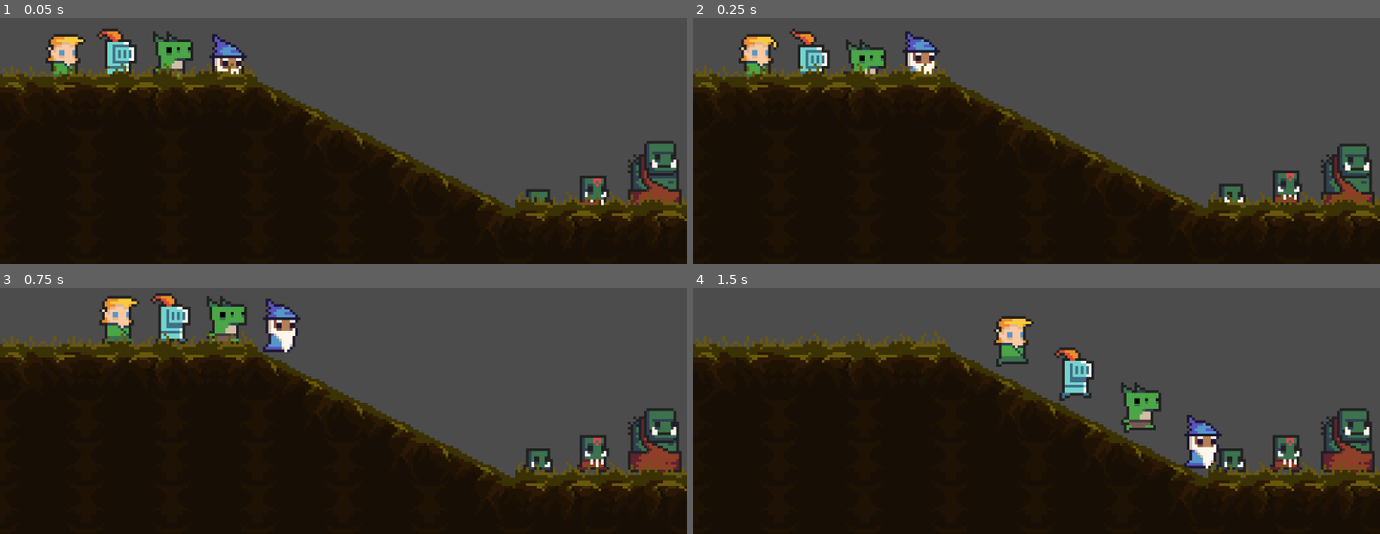
Above: before the commit, frames 1-4 (two rows, left to right).
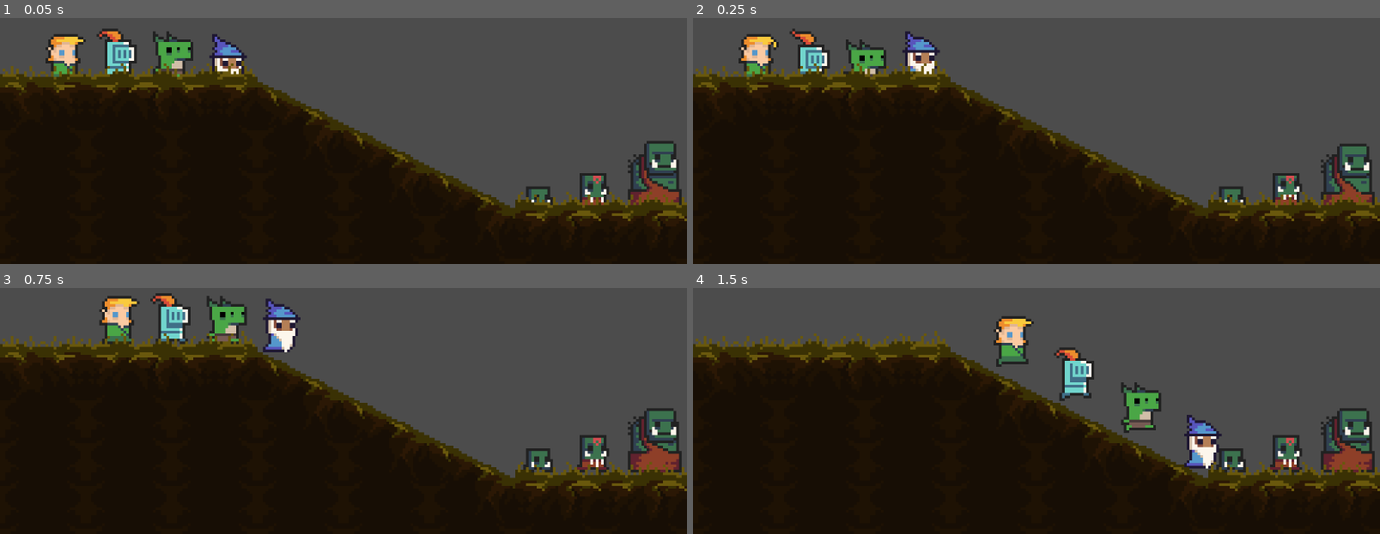
Above: after the commit, the same moments.

Repository: giordanorn/tfgoe
Game: Godot game, scene res://Levels/Test.tscn
Same seed, same stepped clock (60 frames per second), same inputs: the game is played once before the commit and once after it.
Inputs:
- Up to frame 1 (0.05 s): no input
- Up to frame 2 (0.25 s): no input
- Up to frame 3 (0.75 s): tap Enter (ui_accept) at 0.5 s; hold Right (ui_right) from 0.53 s (still down)
- Up to frame 4 (1.5 s): keep holding Right (ui_right); tap Enter (ui_accept) at 0.77 s

The runs differ from the first frame. In frame 1, 0.3% of the frame differs, in the area x 76-89%, y 63-77%; in frame 2, 0.3%; in frame 3, nothing differs; in frame 4, nothing differs.

Commit message:
Script de HP adicionado a todos os personagens

Diff:
--- a/Objects/Foes/Demons/DemonBatedor.tscn
+++ b/Objects/Foes/Demons/DemonBatedor.tscn
@@ -9,6 +9,7 @@
 [ext_resource path="res://Sprites/Characters/Bodies/chort_run_anim_f1.png" type="Texture" id=7]
 [ext_resource path="res://Sprites/Characters/Bodies/chort_run_anim_f2.png" type="Texture" id=8]
 [ext_resource path="res://Sprites/Characters/Bodies/chort_run_anim_f3.png" type="Texture" id=9]
+[ext_resource path="res://Utils/Health.tscn" type="PackedScene" id=10]
 
 [sub_resource type="RectangleShape2D" id=1]
 extents = Vector2( 6, 10 )
@@ -41,6 +42,8 @@
 [node name="AnimatedSprite" type="AnimatedSprite" parent="."]
 frames = SubResource( 2 )
 animation = "idle"
-frame = 2
+frame = 3
 playing = true
 offset = Vector2( 0, -4 )
+
+[node name="Health" parent="." instance=ExtResource( 10 )]
--- a/Objects/Foes/Demons/DemonBoss.tscn
+++ b/Objects/Foes/Demons/DemonBoss.tscn
@@ -9,6 +9,7 @@
 [ext_resource path="res://Sprites/Characters/Bodies/big_demon_run_anim_f1.png" type="Texture" id=7]
 [ext_resource path="res://Sprites/Characters/Bodies/big_demon_run_anim_f2.png" type="Texture" id=8]
 [ext_resource path="res://Sprites/Characters/Bodies/big_demon_run_anim_f3.png" type="Texture" id=9]
+[ext_resource path="res://Utils/Health.tscn" type="PackedScene" id=10]
 
 [sub_resource type="RectangleShape2D" id=1]
 extents = Vector2( 11, 16 )
@@ -41,6 +42,8 @@
 [node name="AnimatedSprite" type="AnimatedSprite" parent="."]
 frames = SubResource( 2 )
 animation = "idle"
-frame = 3
+frame = 1
 playing = true
 offset = Vector2( 0, -10 )
+
+[node name="Health" parent="." instance=ExtResource( 10 )]
--- a/Objects/Foes/Demons/DemonPerseguidor.tscn
+++ b/Objects/Foes/Demons/DemonPerseguidor.tscn
@@ -9,6 +9,7 @@
 [ext_resource path="res://Sprites/Characters/Bodies/imp_run_anim_f1.png" type="Texture" id=7]
 [ext_resource path="res://Sprites/Characters/Bodies/imp_run_anim_f2.png" type="Texture" id=8]
 [ext_resource path="res://Sprites/Characters/Bodies/imp_run_anim_f3.png" type="Texture" id=9]
+[ext_resource path="res://Utils/Health.tscn" type="PackedScene" id=10]
 
 [sub_resource type="RectangleShape2D" id=1]
 extents = Vector2( 5, 7 )
@@ -41,5 +42,7 @@
 [node name="AnimatedSprite" type="AnimatedSprite" parent="."]
 frames = SubResource( 2 )
 animation = "idle"
-frame = 3
+frame = 2
 playing = true
+
+[node name="Health" parent="." instance=ExtResource( 10 )]
--- a/Objects/Foes/Demons/DemonTanker.tscn
+++ b/Objects/Foes/Demons/DemonTanker.tscn
@@ -9,6 +9,7 @@
 [ext_resource path="res://Sprites/Characters/Bodies/wogol_run_anim_f1.png" type="Texture" id=7]
 [ext_resource path="res://Sprites/Characters/Bodies/wogol_run_anim_f2.png" type="Texture" id=8]
 [ext_resource path="res://Sprites/Characters/Bodies/wogol_run_anim_f3.png" type="Texture" id=9]
+[ext_resource path="res://Utils/Health.tscn" type="PackedScene" id=10]
 
 [sub_resource type="RectangleShape2D" id=1]
 extents = Vector2( 6, 8 )
@@ -40,6 +41,8 @@
 [node name="AnimatedSprite" type="AnimatedSprite" parent="."]
 frames = SubResource( 2 )
 animation = "idle"
-frame = 3
+frame = 2
 playing = true
 offset = Vector2( 0, -2 )
+
+[node name="Health" parent="." instance=ExtResource( 10 )]
--- a/Objects/Foes/Demons/DemonXama.tscn
+++ b/Objects/Foes/Demons/DemonXama.tscn
@@ -9,6 +9,7 @@
 [ext_resource path="res://Sprites/Characters/Bodies/necromancer_run_anim_f1.png" type="Texture" id=7]
 [ext_resource path="res://Sprites/Characters/Bodies/necromancer_run_anim_f2.png" type="Texture" id=8]
 [ext_resource path="res://Sprites/Characters/Bodies/necromancer_run_anim_f3.png" type="Texture" id=9]
+[ext_resource path="res://Utils/Health.tscn" type="PackedScene" id=10]
 
 [sub_resource type="RectangleShape2D" id=1]
 extents = Vector2( 6, 8 )
@@ -43,3 +44,5 @@
 frame = 1
 playing = true
 offset = Vector2( 0, -2 )
+
+[node name="Health" parent="." instance=ExtResource( 10 )]
--- a/Objects/Foes/Orcs/OrcBatedor.tscn
+++ b/Objects/Foes/Orcs/OrcBatedor.tscn
@@ -9,6 +9,7 @@
 [ext_resource path="res://Sprites/Characters/Bodies/orc_warrior_run_anim_f1.png" type="Texture" id=7]
 [ext_resource path="res://Sprites/Characters/Bodies/orc_warrior_run_anim_f2.png" type="Texture" id=8]
 [ext_resource path="res://Sprites/Characters/Bodies/orc_warrior_run_anim_f3.png" type="Texture" id=9]
+[ext_resource path="res://Utils/Health.tscn" type="PackedScene" id=10]
 
 [sub_resource type="RectangleShape2D" id=1]
 extents = Vector2( 6, 9 )
@@ -41,6 +42,8 @@
 [node name="AnimatedSprite" type="AnimatedSprite" parent="."]
 frames = SubResource( 2 )
 animation = "idle"
-frame = 1
+frame = 3
 playing = true
 offset = Vector2( -1, -2 )
+
+[node name="Health" parent="." instance=ExtResource( 10 )]
--- a/Objects/Foes/Orcs/OrcBoss.tscn
+++ b/Objects/Foes/Orcs/OrcBoss.tscn
@@ -9,6 +9,7 @@
 [ext_resource path="res://Sprites/Characters/Bodies/ogre_run_anim_f1.png" type="Texture" id=7]
 [ext_resource path="res://Sprites/Characters/Bodies/ogre_run_anim_f2.png" type="Texture" id=8]
 [ext_resource path="res://Sprites/Characters/Bodies/ogre_run_anim_f3.png" type="Texture" id=9]
+[ext_resource path="res://Utils/Health.tscn" type="PackedScene" id=10]
 
 [sub_resource type="RectangleShape2D" id=1]
 extents = Vector2( 10, 14 )
@@ -44,3 +45,5 @@
 frame = 1
 playing = true
 offset = Vector2( 0, -8 )
+
+[node name="Health" parent="." instance=ExtResource( 10 )]
--- a/Objects/Foes/Orcs/OrcPerseguidor.tscn
+++ b/Objects/Foes/Orcs/OrcPerseguidor.tscn
@@ -9,6 +9,7 @@
 [ext_resource path="res://Sprites/Characters/Bodies/goblin_run_anim_f1.png" type="Texture" id=7]
 [ext_resource path="res://Sprites/Characters/Bodies/goblin_run_anim_f2.png" type="Texture" id=8]
 [ext_resource path="res://Sprites/Characters/Bodies/goblin_run_anim_f3.png" type="Texture" id=9]
+[ext_resource path="res://Utils/Health.tscn" type="PackedScene" id=10]
 
 [sub_resource type="RectangleShape2D" id=1]
 extents = Vector2( 5, 6 )
@@ -42,5 +43,7 @@
 position = Vector2( 0, -4 )
 frames = SubResource( 2 )
 animation = "idle"
-frame = 2
+frame = 1
 playing = true
+
+[node name="Health" parent="." instance=ExtResource( 10 )]
--- a/Objects/Foes/Orcs/OrcTanker.tscn
+++ b/Objects/Foes/Orcs/OrcTanker.tscn
@@ -9,6 +9,7 @@
 [ext_resource path="res://Sprites/Characters/Bodies/masked_orc_run_anim_f1.png" type="Texture" id=7]
 [ext_resource path="res://Sprites/Characters/Bodies/masked_orc_run_anim_f2.png" type="Texture" id=8]
 [ext_resource path="res://Sprites/Characters/Bodies/masked_orc_run_anim_f3.png" type="Texture" id=9]
+[ext_resource path="res://Utils/Health.tscn" type="PackedScene" id=10]
 
 [sub_resource type="RectangleShape2D" id=1]
 extents = Vector2( 6, 9 )
@@ -41,6 +42,8 @@
 [node name="AnimatedSprite" type="AnimatedSprite" parent="."]
 frames = SubResource( 2 )
 animation = "idle"
-frame = 3
+frame = 1
 playing = true
 offset = Vector2( -1, -2 )
+
+[node name="Health" parent="." instance=ExtResource( 10 )]
--- a/Objects/Foes/Orcs/OrcXama.tscn
+++ b/Objects/Foes/Orcs/OrcXama.tscn
@@ -9,6 +9,7 @@
 [ext_resource path="res://Sprites/Characters/Bodies/orc_shaman_run_anim_f1.png" type="Texture" id=7]
 [ext_resource path="res://Sprites/Characters/Bodies/orc_shaman_run_anim_f2.png" type="Texture" id=8]
 [ext_resource path="res://Sprites/Characters/Bodies/orc_shaman_run_anim_f3.png" type="Texture" id=9]
+[ext_resource path="res://Utils/Health.tscn" type="PackedScene" id=10]
 
 [sub_resource type="RectangleShape2D" id=1]
 extents = Vector2( 6, 8 )
@@ -41,5 +42,7 @@
 position = Vector2( 0, -2 )
 frames = SubResource( 2 )
 animation = "idle"
-frame = 2
+frame = 3
 playing = true
+
+[node name="Health" parent="." instance=ExtResource( 10 )]
--- a/Objects/Foes/Undeads/UndeadBatedor.tscn
+++ b/Objects/Foes/Undeads/UndeadBatedor.tscn
@@ -9,6 +9,7 @@
 [ext_resource path="res://Sprites/Characters/Bodies/zombie_run_anim_f1.png" type="Texture" id=7]
 [ext_resource path="res://Sprites/Characters/Bodies/zombie_run_anim_f2.png" type="Texture" id=8]
 [ext_resource path="res://Sprites/Characters/Bodies/zombie_run_anim_f3.png" type="Texture" id=9]
+[ext_resource path="res://Utils/Health.tscn" type="PackedScene" id=10]
 
 [sub_resource type="RectangleShape2D" id=1]
 extents = Vector2( 4, 8 )
@@ -40,4 +41,7 @@
 [node name="AnimatedSprite" type="AnimatedSprite" parent="."]
 frames = SubResource( 2 )
 animation = "run"
+frame = 1
 playing = true
+
+[node name="Health" parent="." instance=ExtResource( 10 )]
--- a/Objects/Foes/Undeads/UndeadBoss.tscn
+++ b/Objects/Foes/Undeads/UndeadBoss.tscn
@@ -9,6 +9,7 @@
 [ext_resource path="res://Sprites/Characters/Bodies/big_zombie_run_anim_f1.png" type="Texture" id=7]
 [ext_resource path="res://Sprites/Characters/Bodies/big_zombie_run_anim_f2.png" type="Texture" id=8]
 [ext_resource path="res://Sprites/Characters/Bodies/big_zombie_run_anim_f3.png" type="Texture" id=9]
+[ext_resource path="res://Utils/Health.tscn" type="PackedScene" id=10]
 
 [sub_resource type="RectangleShape2D" id=1]
 extents = Vector2( 10, 14 )
@@ -41,6 +42,8 @@
 [node name="AnimatedSprite" type="AnimatedSprite" parent="."]
 frames = SubResource( 2 )
 animation = "idle"
-frame = 2
+frame = 3
 playing = true
 offset = Vector2( 0, -9 )
+
+[node name="Health" parent="." instance=ExtResource( 10 )]
--- a/Objects/Foes/Undeads/UndeadPerseguidor.tscn
+++ b/Objects/Foes/Undeads/UndeadPerseguidor.tscn
@@ -9,6 +9,7 @@
 [ext_resource path="res://Sprites/Characters/Bodies/tiny_zombie_run_anim_f1.png" type="Texture" id=7]
 [ext_resource path="res://Sprites/Characters/Bodies/tiny_zombie_run_anim_f2.png" type="Texture" id=8]
 [ext_resource path="res://Sprites/Characters/Bodies/tiny_zombie_run_anim_f3.png" type="Texture" id=9]
+[ext_resource path="res://Utils/Health.tscn" type="PackedScene" id=10]
 
 [sub_resource type="RectangleShape2D" id=1]
 extents = Vector2( 5, 6 )
@@ -44,3 +45,5 @@
 frame = 1
 playing = true
 offset = Vector2( 0, -4 )
+
+[node name="Health" parent="." instance=ExtResource( 10 )]
--- a/Objects/Foes/Undeads/UndeadTanker.tscn
+++ b/Objects/Foes/Undeads/UndeadTanker.tscn
@@ -9,6 +9,7 @@
 [ext_resource path="res://Sprites/Characters/Bodies/swampy_run_anim_f1.png" type="Texture" id=7]
 [ext_resource path="res://Sprites/Characters/Bodies/swampy_run_anim_f2.png" type="Texture" id=8]
 [ext_resource path="res://Sprites/Characters/Bodies/swampy_run_anim_f3.png" type="Texture" id=9]
+[ext_resource path="res://Utils/Health.tscn" type="PackedScene" id=10]
 
 [sub_resource type="RectangleShape2D" id=1]
 extents = Vector2( 8, 8 )
@@ -41,3 +42,5 @@
 frames = SubResource( 2 )
 animation = "run"
 playing = true
+
+[node name="Health" parent="." instance=ExtResource( 10 )]
--- a/Objects/Foes/Undeads/UndeadXama.tscn
+++ b/Objects/Foes/Undeads/UndeadXama.tscn
@@ -9,6 +9,7 @@
 [ext_resource path="res://Sprites/Characters/Bodies/skelet_run_anim_f1.png" type="Texture" id=7]
 [ext_resource path="res://Sprites/Characters/Bodies/skelet_run_anim_f2.png" type="Texture" id=8]
 [ext_resource path="res://Sprites/Characters/Bodies/skelet_run_anim_f3.png" type="Texture" id=9]
+[ext_resource path="res://Utils/Health.tscn" type="PackedScene" id=10]
 
 [sub_resource type="RectangleShape2D" id=1]
 extents = Vector2( 5, 8 )
@@ -40,5 +41,7 @@
 [node name="AnimatedSprite" type="AnimatedSprite" parent="."]
 frames = SubResource( 2 )
 animation = "idle"
-frame = 3
+frame = 2
 playing = true
+
+[node name="Health" parent="." instance=ExtResource( 10 )]
Not shown: 1 places in Objects/Foes/Demons/DemonBatedor.tscn that only renumber resources
Not shown: 1 places in Objects/Foes/Demons/DemonBoss.tscn that only renumber resources
Not shown: 2 places in Objects/Foes/Demons/DemonPerseguidor.tscn that only renumber resources
Not shown: 2 places in Objects/Foes/Demons/DemonTanker.tscn that only renumber resources
Not shown: 2 places in Objects/Foes/Demons/DemonXama.tscn that only renumber resources
Not shown: 1 places in Objects/Foes/Orcs/OrcBatedor.tscn that only renumber resources
Not shown: 1 places in Objects/Foes/Orcs/OrcBoss.tscn that only renumber resources
Not shown: 1 places in Objects/Foes/Orcs/OrcPerseguidor.tscn that only renumber resources
Not shown: 2 places in Objects/Foes/Orcs/OrcTanker.tscn that only renumber resources
Not shown: 1 places in Objects/Foes/Orcs/OrcXama.tscn that only renumber resources
Not shown: 2 places in Objects/Foes/Undeads/UndeadBatedor.tscn that only renumber resources
Not shown: 2 places in Objects/Foes/Undeads/UndeadBoss.tscn that only renumber resources
(and 3 more such lines)
